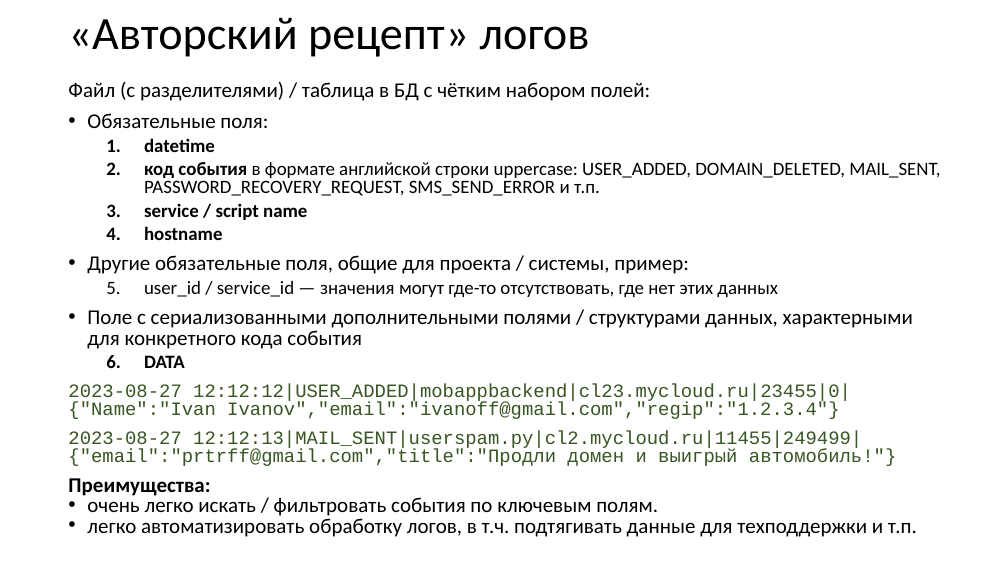
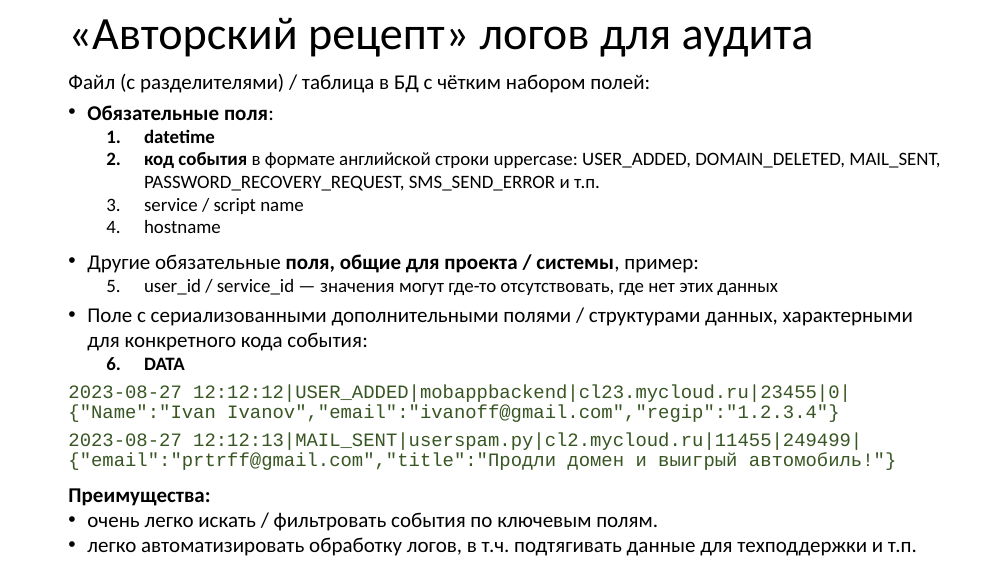
Before and after one commit to xtrueman/prog_instruments, a slide deck: slide 39 of presentations/Logging.pptx (slide 40 before the commit). Drawn at 1008x567 pixels with LibreOffice and Linux fonts; fonts in the diff are those of the drawing. Boxes give left, top, right and bottom in pixels: in the first picture for what was removed or moved away, otherwise in the second. Text is boxed around its words. In the diff, an @@ line names an element or a change of style, - is before the commit and + after.

```diff
--- a/presentations/Logging.pptx
+++ b/presentations/Logging.pptx
@@ title at [68,17,814,57]: text changed @@
-«Авторский рецепт» логов
+«Авторский рецепт» логов для аудита
@@ text "Файл (с разделителями) / таблица ...": place and size @@
-text "Файл (с разделителями) / таблица ..." at [68,82,940,537]
+text "Файл (с разделителями) / таблица ..." at [68,74,940,556]
@@ text at [68,74,940,556]: bold on in "Обязательные поля:", "поля, общие для проекта / системы,"; bold off in "service / script name", "hostname"; line spacing 0.8 to 1; less space between paragraphs; line spacing 0.8 to 0.9 @@
@@ text at [87,308,913,351]: text changed @@
-• Поле с сериализованными дополнительными полями / структурами данных, характерными для конкретного кода события
+• Поле с сериализованными дополнительными полями / структурами данных, характерными для конкретного кода события:
```
Also in this commit, not shown: 20 other slides changed, 11 slides added, 1 other file.
